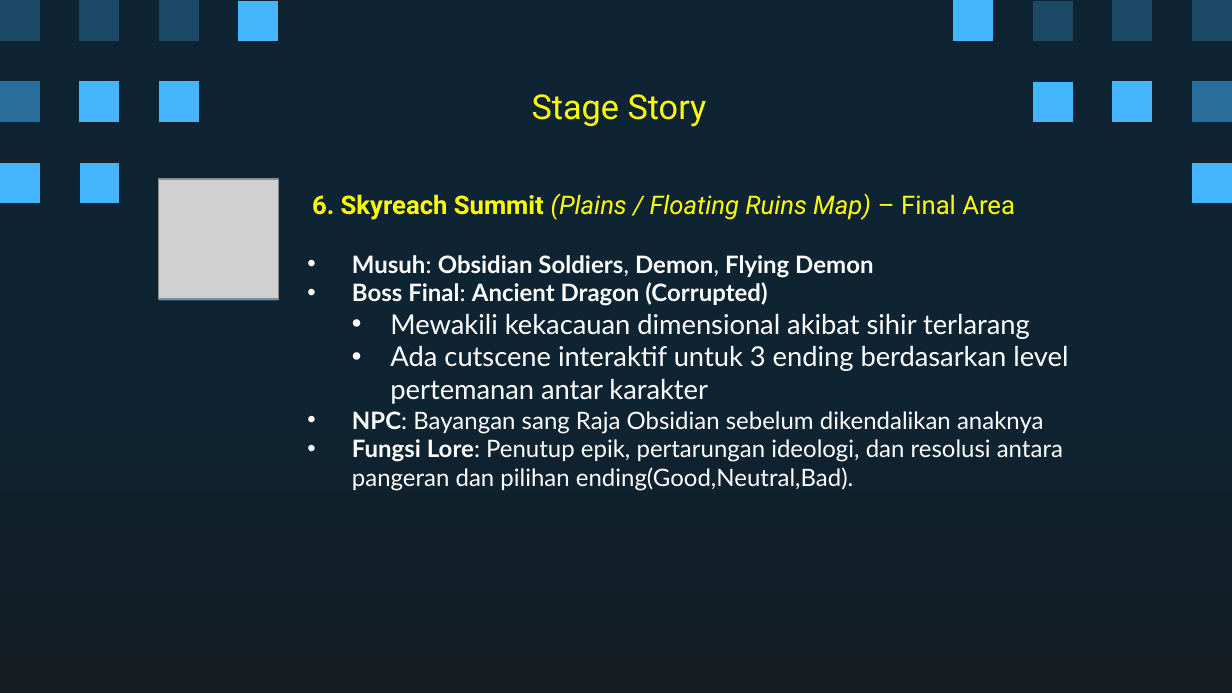
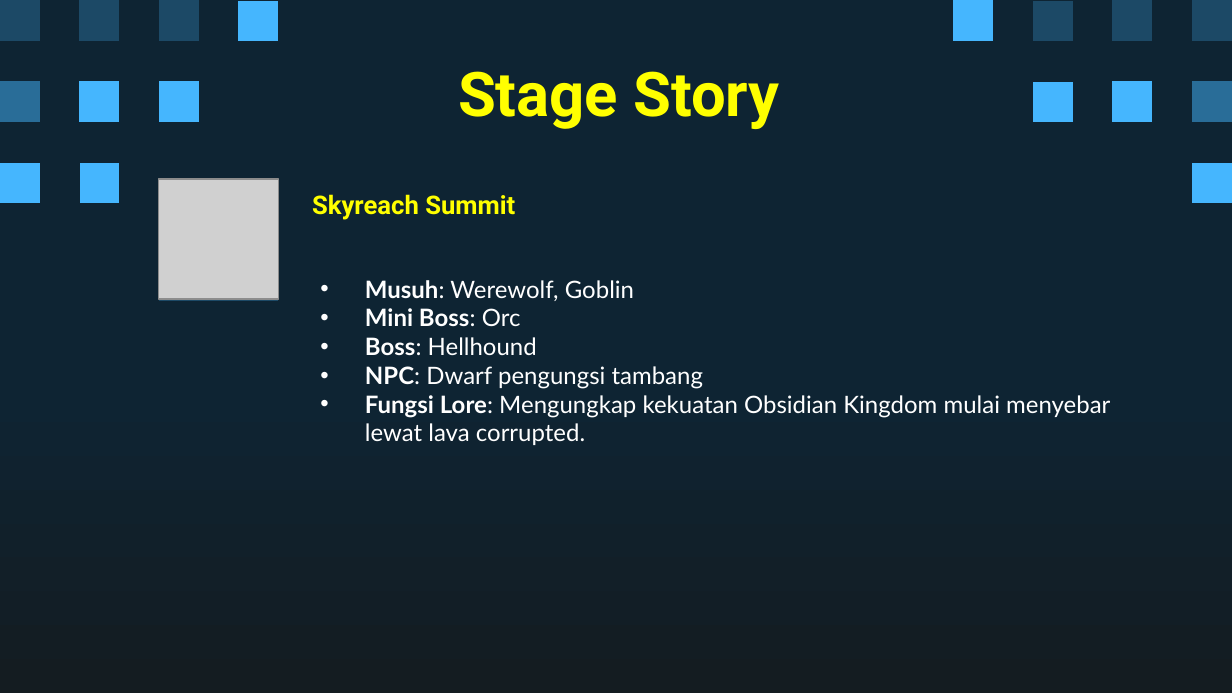
Before and after one commit to Ricardhad/gameProgProject, a slide deck: slide 10 of Super Pixel Vintage Gaming by Slidesgo.pptx (slide 15 before the commit). Drawn at 1232x693 pixels with LibreOffice and Linux fonts; fonts in the diff are those of the drawing; grey boxes stand for pictures. Boxes give left, top, right and bottom in pixels: in the first picture for what was removed or moved away, otherwise in the second. Text is boxed around its words. In the diff, an @@ line names an element or a change of style, - is before the commit and + after.

```diff
--- a/Super Pixel Vintage Gaming by Slidesgo.pptx
+++ b/Super Pixel Vintage Gaming by Slidesgo.pptx
@@ title "Stage Story" moved from (x1=532, y1=94, x2=707, y2=127) to (x1=458, y1=71, x2=779, y2=129) @@
@@ title "Stage Story" at (x1=458, y1=71, x2=779, y2=129): size 20 to 36 pt, bold on @@
@@ title at (x1=312, y1=194, x2=515, y2=220): text changed; bold on @@
-6. Skyreach Summit (Plains / Floating Ruins Map) – Final Area
+Skyreach Summit
@@ subtitle at (x1=365, y1=280, x2=1110, y2=445): text changed @@
-• Musuh: Obsidian Soldiers, Demon, Flying Demon
-• Boss Final: Ancient Dragon (Corrupted)
-  • Mewakili kekacauan dimensional akibat sihir terlarang
-  • Ada cutscene interaktif untuk 3 ending berdasarkan level pertemanan antar karakter
-• NPC: Bayangan sang Raja Obsidian sebelum dikendalikan anaknya
-• Fungsi Lore: Penutup epik, pertarungan ideologi, dan resolusi antara pangeran dan pilihan ending(Good,Neutral,Bad).
+• Musuh: Werewolf, Goblin
+• Mini Boss: Orc
+• Boss: Hellhound
+• NPC: Dwarf pengungsi tambang
+• Fungsi Lore: Mengungkap kekuatan Obsidian Kingdom mulai menyebar lewat lava corrupted.
```
Also in this commit, not shown: 7 other slides changed, 5 slides added, 5 slides removed.
